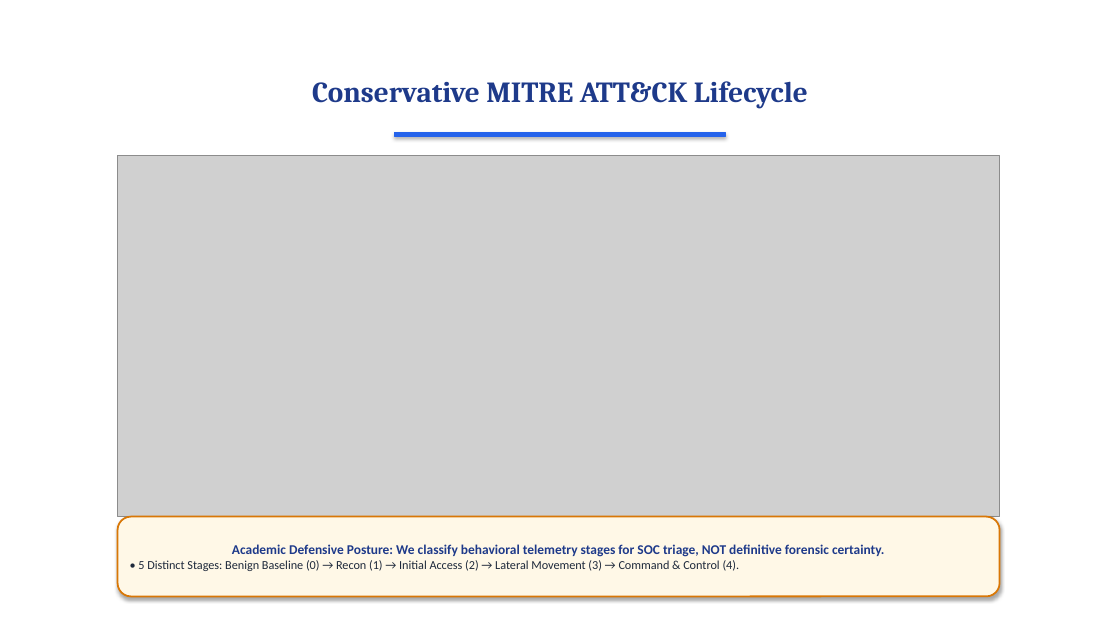
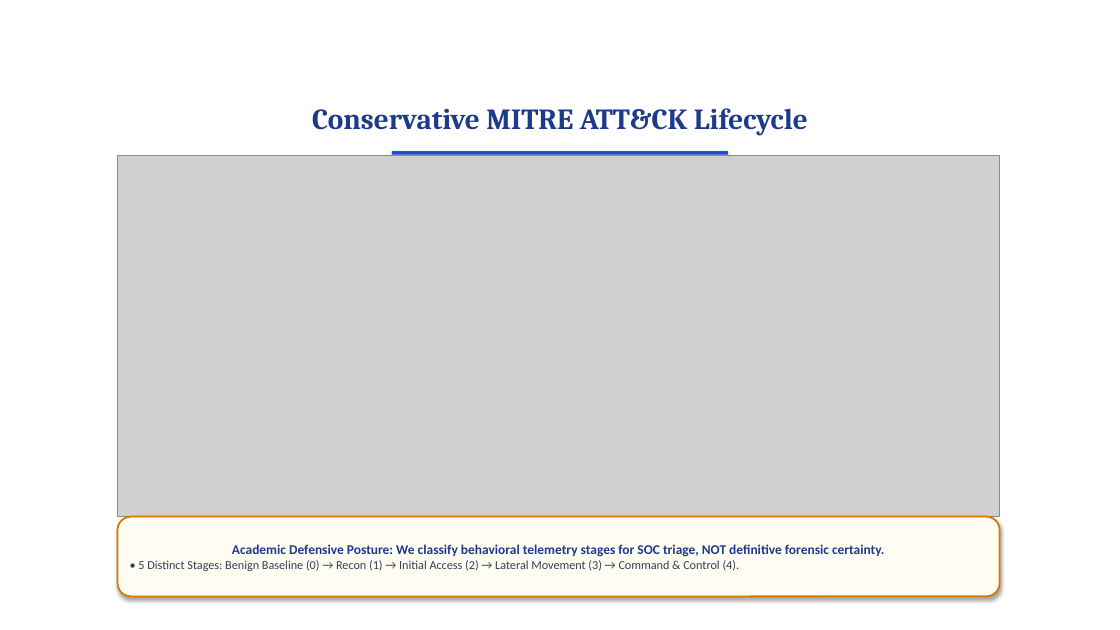
Before and after one commit to surajbuilds53/sentinel-x, a slide deck: slide 11 of Sentinel-X_Presentation.pptx (slide 9 before the commit). Drawn at 1120x630 pixels with LibreOffice and Linux fonts; fonts in the diff are those of the drawing; grey boxes stand for pictures; background and template pictures are left out. Boxes give left, top, right and bottom in pixels: in the first picture for what was removed or moved away, otherwise in the second. Text is boxed around its words. In the diff, an @@ line names an element or a change of style, - is before the commit and + after.

```diff
--- a/Sentinel-X_Presentation.pptx
+++ b/Sentinel-X_Presentation.pptx
@@ text "Conservative MITRE ATT&CK Lifecycle": place and size @@
-text "Conservative MITRE ATT&CK Lifecycle" at <box>312,81,808,109</box>
+text "Conservative MITRE ATT&CK Lifecycle" at <box>312,108,808,136</box>
@@ rectangle: place and size @@
-rectangle at <box>395,133,725,136</box>
+rectangle at <box>392,151,728,155</box>
@@ rectangle at <box>392,151,728,155</box>: fill #2563EB to #1D4ED8; outline #2563EB 0.75 pt to none @@
@@ rounded rectangle "Academic Defensive Posture: We classify ..." at <box>118,517,1000,597</box>: fill #FFF8E7 to #FFFCF2 @@
@@ text in rounded rectangle at <box>138,560,740,571</box>: text colour #1E293B to #334155 in "• 5 Distinct Stages: Benign Baseline (0) ..." @@
```
Also in this commit, not shown: 13 other slides changed, 3 slides added, 2 other files.
